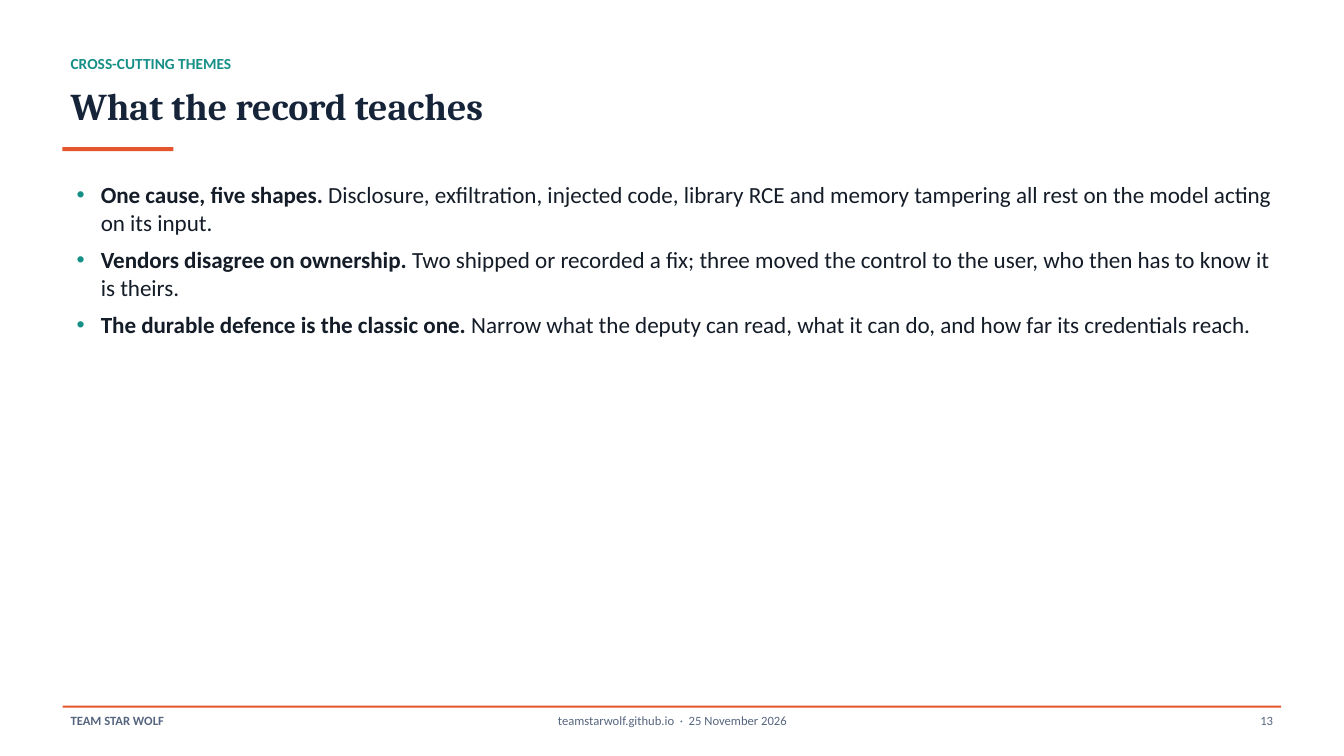
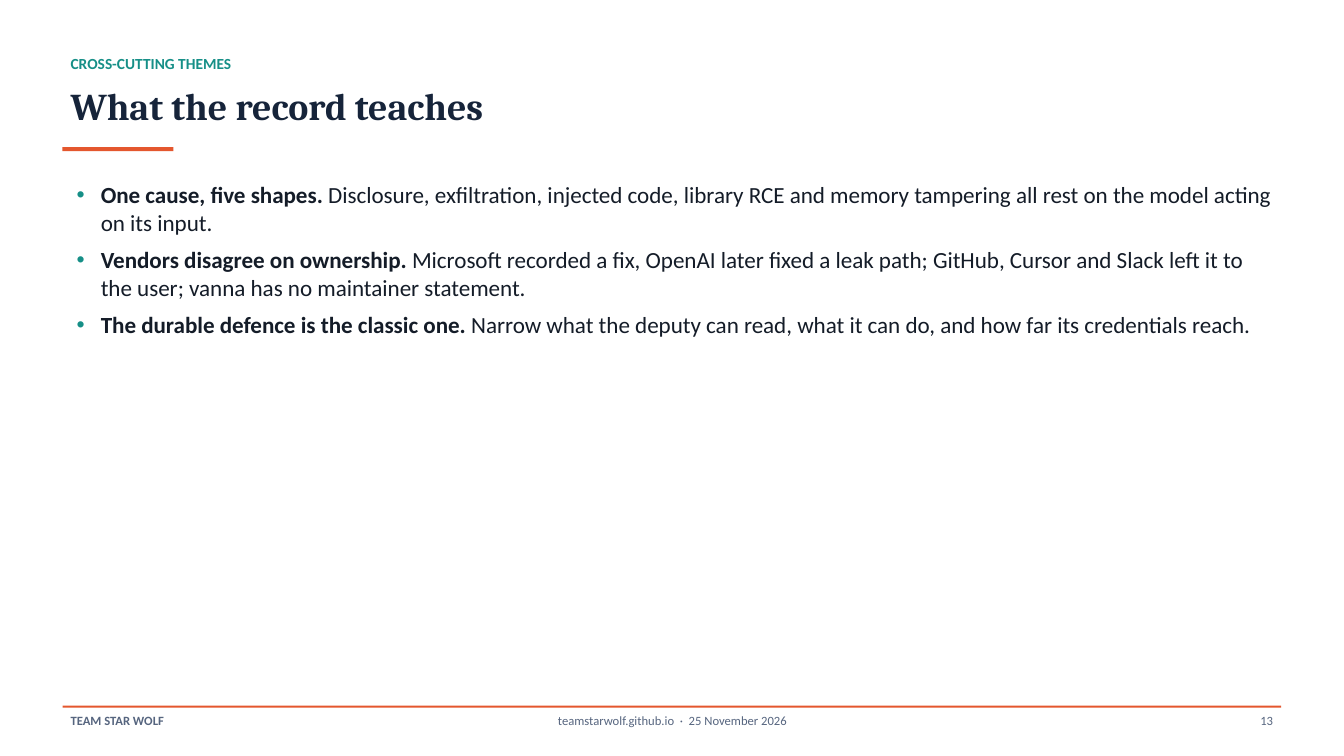
Before and after one commit to TeamStarWolf/TeamStarWolf, a slide deck: slide 13 of case-studies/slides/AI_Assistant_Prompt_Injection_Case_Study.pptx. Drawn at 1344x756 pixels with LibreOffice and Linux fonts; fonts in the diff are those of the drawing. Boxes give left, top, right and bottom in pixels: in the first picture for what was removed or moved away, otherwise in the second. Text is boxed around its words. In the diff, an @@ line names an element or a change of style, - is before the commit and + after.

```diff
--- a/case-studies/slides/AI_Assistant_Prompt_Injection_Case_Study.pptx
+++ b/case-studies/slides/AI_Assistant_Prompt_Injection_Case_Study.pptx
@@ text at bbox=[101, 251, 1243, 299]: text changed @@
-• Vendors disagree on ownership. Two shipped or recorded a fix; three moved the control to the user, who then has to know it is theirs.
+• Vendors disagree on ownership. Microsoft recorded a fix, OpenAI later fixed a leak path; GitHub, Cursor and Slack left it to the user; vanna has no maintainer statement.
```
Also in this commit, not shown: 3 other slides changed, 3 other files.
